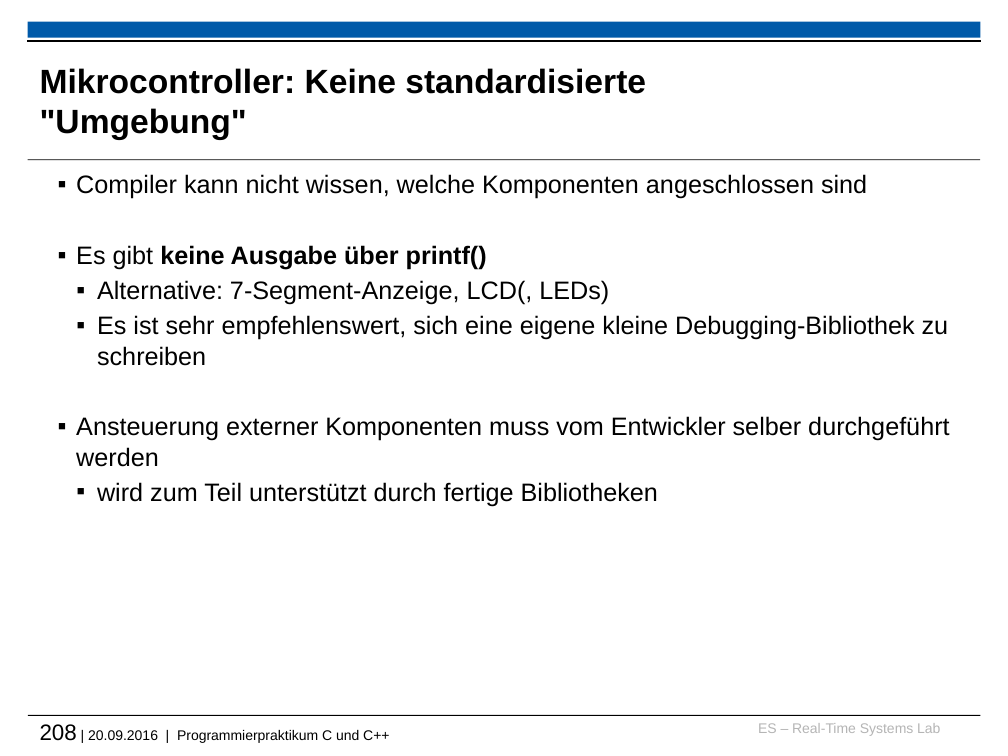
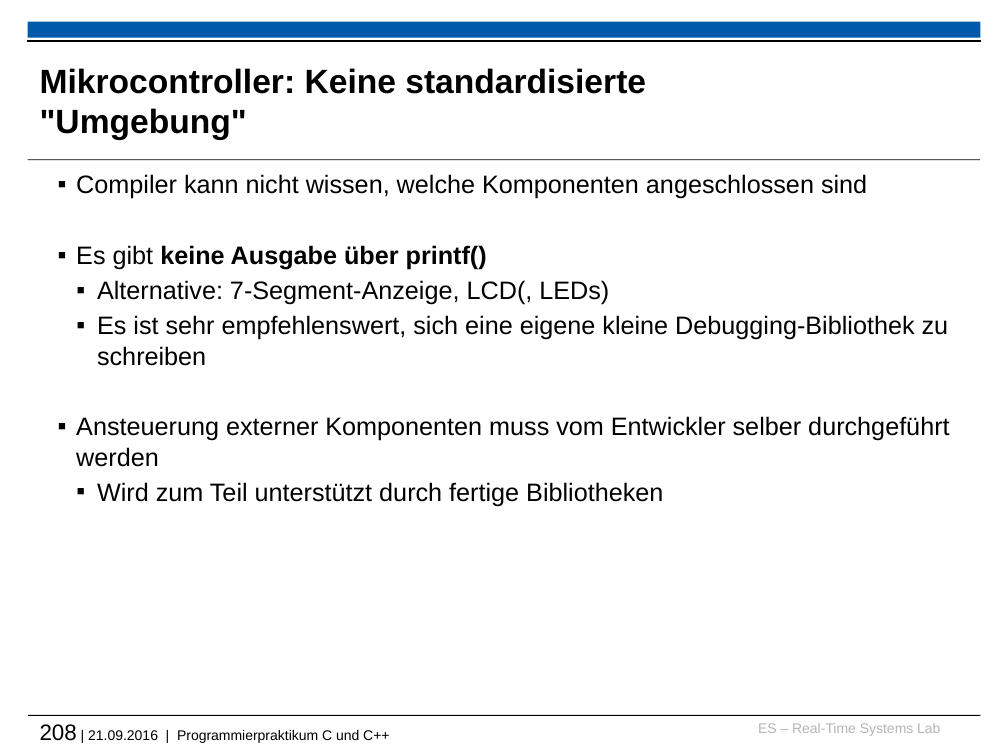
Before and after one commit to h82k/tud-cppp, a slide deck: slide 208 of cppp_lecture.pptx. Drawn at 1008x756 pixels with LibreOffice and Linux fonts; fonts in the diff are those of the drawing; background and template pictures are left out. Boxes give left, top, right and bottom in pixels: in the first picture for what was removed or moved away, otherwise in the second. Text is boxed around its words. In the diff, an @@ line names an element or a change of style, - is before the commit and + after.

```diff
--- a/cppp_lecture.pptx
+++ b/cppp_lecture.pptx
@@ text at box(97, 482, 663, 506): text changed @@
-    ▪ wird zum Teil unterstützt durch fertige Bibliotheken
+    ▪ Wird zum Teil unterstützt durch fertige Bibliotheken
@@ text at box(40, 724, 389, 743): text changed @@
-208 | 20.09.2016 | Programmierpraktikum C und C++
+208 | 21.09.2016 | Programmierpraktikum C und C++
```
Also in this commit, not shown: 4 other slides changed, 1 slide added, 1 other file.
